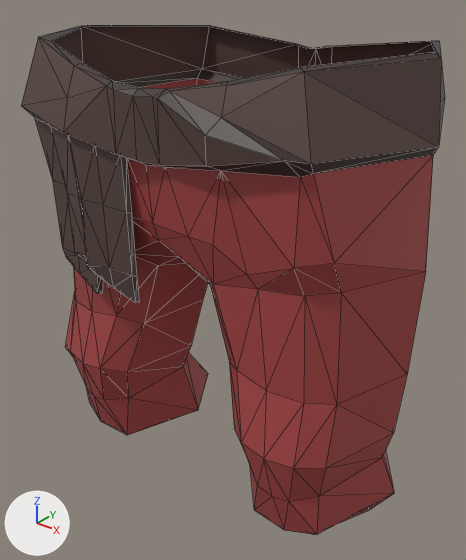
The COLLADA model Chr/BodyParts/FemaleWarriorLegs.dae as it was, and as the next commit left it.
The view is the same before and after, from a 50 mm camera at (2.37, -2.82, 4.39) aimed at (0.01, 0.13, 2.56). The axes (+X, +Y, +Z) are drawn at lower left. The lights are the same throughout. Mesh edges are drawn as thin lines.

The first picture shows 'FemalePants'.
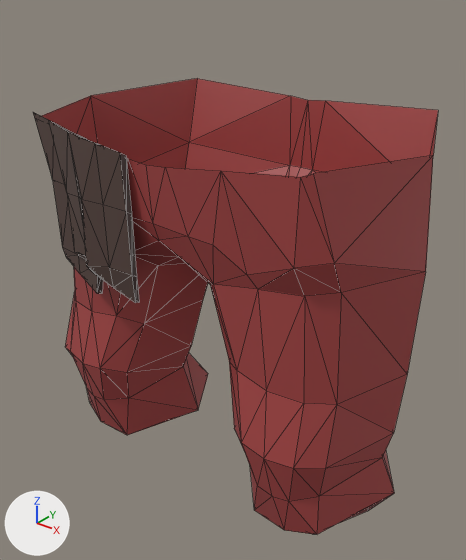
Pixel boxes [x1, y1, x2, y2] of what changed, in the pictures (466 x 560 px):
```json
{"object": "FemalePants", "change": "reshaped", "before": [21, 25, 445, 534], "after": [33, 78, 438, 534], "on screen": "10% shorter"}
{"part": 1, "of": "me_untitled_012", "change": "deleted", "before": [21, 25, 445, 177], "on screen": "brown"}
```

Scene script edits in JSON lines:
```json
{"block": "me_untitled_012", "where": "# used by ob_femalepants; location = (0.0, 0.0, 0.0)"}
{"op": "remove", "block": "me_untitled_012", "code": "me_untitled_012.from_pydata(...)  # 242 vertices, 442 faces; spans x -1.26..1.29, y -0.68..1.02, z 1.21..4.05"}
{"op": "add", "block": "me_untitled_012", "code": "me_untitled_012.from_pydata(...)  # 193 vertices, 343 faces; spans x -1.26..1.29, y -0.67..0.94, z 1.21..3.65"}
{"block": "me_untitled_012", "change": "me_untitled_012 part 1"}
{"block": "me_untitled_012", "change": "49 vertices are removed from x -1.25..1.26, y -0.68..1.02, z 3.51..4.05"}
{"block": "me_untitled_012", "change": "99 faces are deleted"}
```
